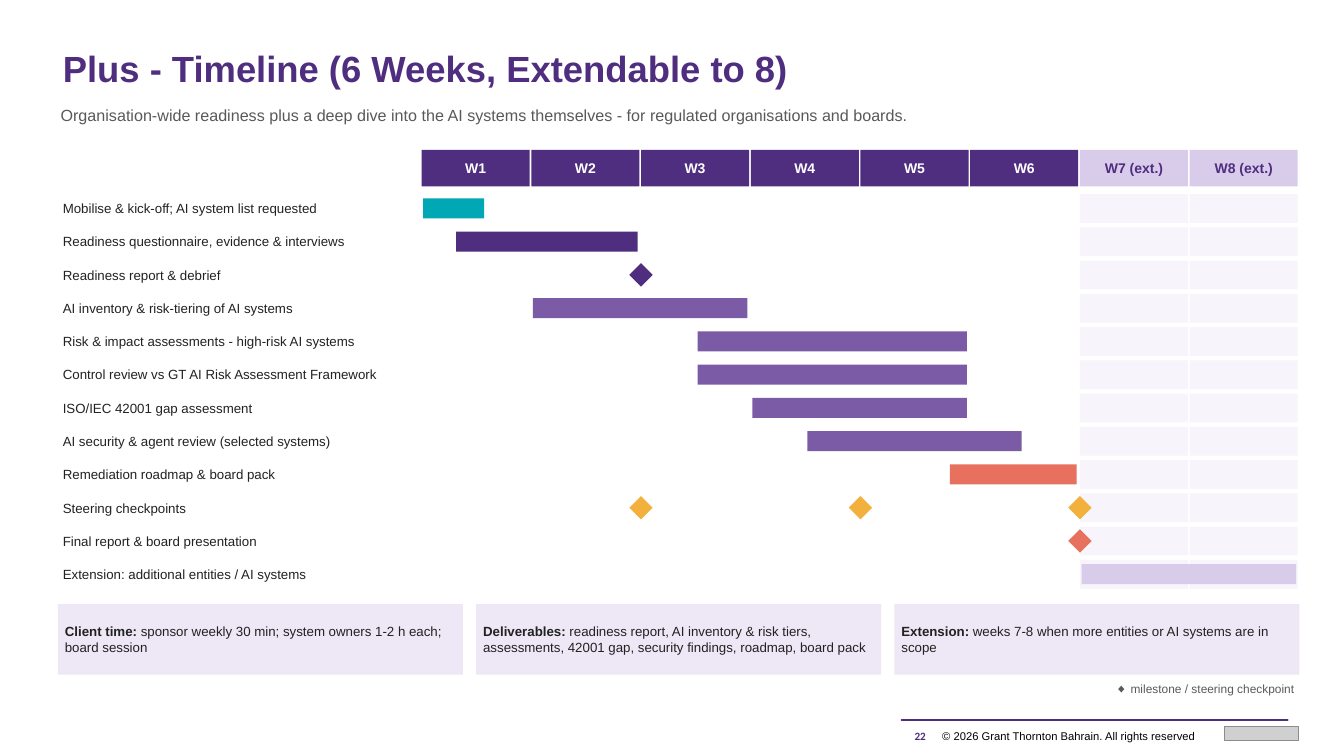
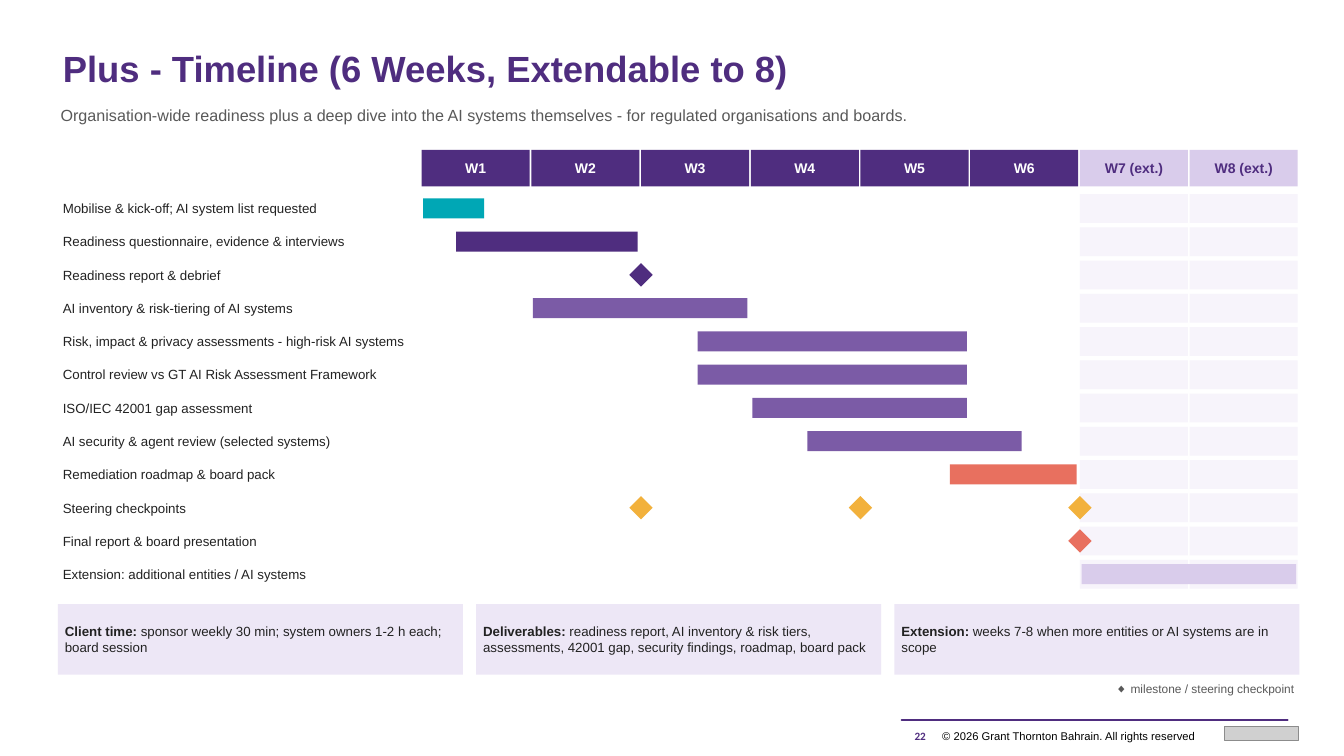
Before and after one commit to mahekdevangtrivedi-wq/GT-AI-Service-Line, a slide deck: slide 22 of 01_AI_Governance_Risk_Compliance/1.3_AI_Readiness_Assessment_Tool/GT_AI_Readiness_Assessment_Proposal.pptx. Drawn at 1344x756 pixels with LibreOffice and Linux fonts; fonts in the diff are those of the drawing; grey boxes stand for pictures. Boxes give left, top, right and bottom in pixels: in the first picture for what was removed or moved away, otherwise in the second. Text is boxed around its words. In the diff, an @@ line names an element or a change of style, - is before the commit and + after.

```diff
--- a/01_AI_Governance_Risk_Compliance/1.3_AI_Readiness_Assessment_Tool/GT_AI_Readiness_Assessment_Proposal.pptx
+++ b/01_AI_Governance_Risk_Compliance/1.3_AI_Readiness_Assessment_Tool/GT_AI_Readiness_Assessment_Proposal.pptx
@@ text at <box>63,336,404,349</box>: text changed @@
-Risk & impact assessments - high-risk AI systems
+Risk, impact & privacy assessments - high-risk AI systems
```
Also in this commit, not shown: 14 other slides changed, 2 slides added, 2 slides removed, 33 other files.
